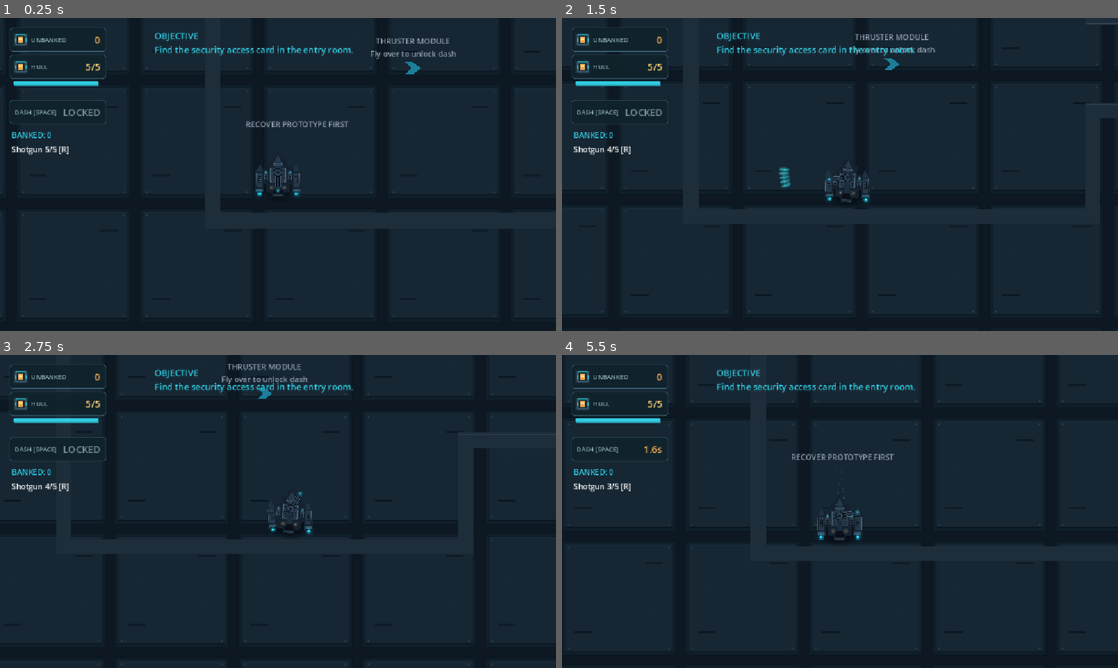
Above: before the commit, frames 1-4 (two rows, left to right).
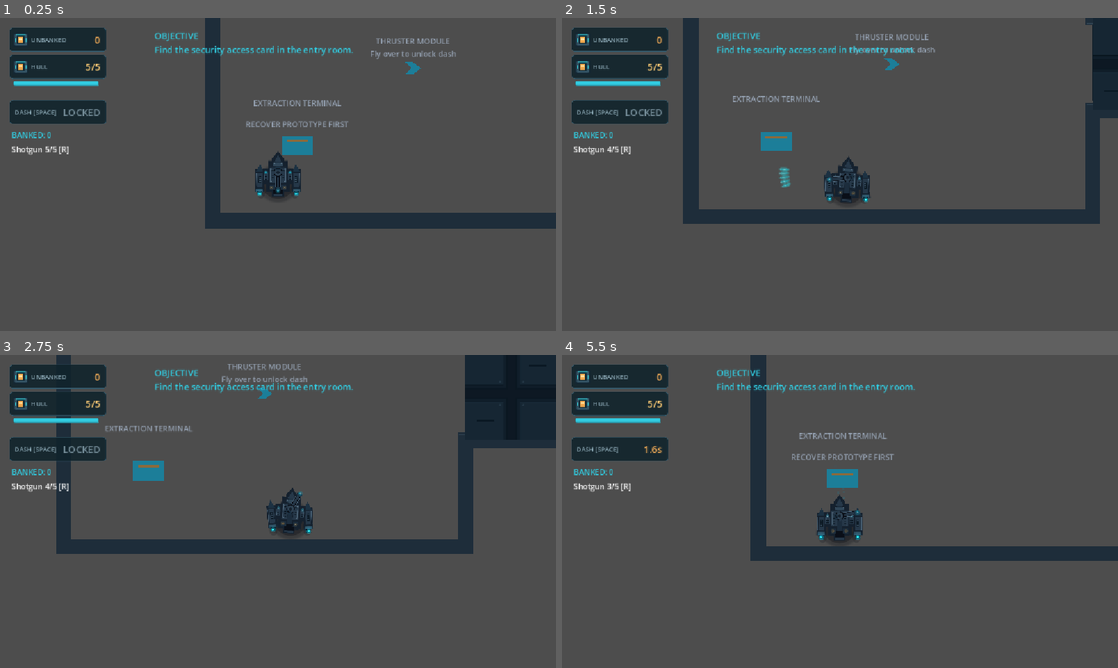
Above: after the commit, the same moments.

Repository: lolalolabob123/NeonSalvage-Godot
Game: Godot game, scene res://scenes/levels/Blacksite7_VisualTest.tscn
The game is run twice, just before and just after one commit, with the same random seed, the same clock (stepped at 60 frames per second) and the same inputs. This scene is started directly instead of the project's main scene.
Inputs (mouse positions are in pixels of both pictures, inside the frame that each line leads up to):
- Up to frame 1 (0.25 s): no input
- Up to frame 2 (1.5 s): move the mouse to (962, 158) at 0.52 s; hold D (move_right) 0.53-1.28 s; tap Space (dash) at 0.6 s; move the mouse to (728, 190) at 1.27 s; hold S (move_down) from 1.28 s (still down); click (728, 190) at 1.35 s
- Up to frame 3 (2.75 s): move the mouse to (333, 442) at 2.02 s; release S (move_down) at 2.03 s; hold D (move_right) from 2.03 s (still down); hold E (interact) from 2.03 s (still down)
- Up to frame 4 (5.5 s): move the mouse to (812, 574) at 2.77 s; release D (move_right) at 2.78 s; release E (interact) at 2.78 s; hold W (move_up) 2.78-3.53 s; tap Space (dash) at 2.85, 5.1 s; move the mouse to (1006, 558) at 3.52 s; hold A (move_left) 3.53-5.03 s; click (1006, 558) at 3.6 s; move the mouse to (673, 464) at 4.27 s; tap E (interact) at 4.35 s; move the mouse to (867, 511) at 5.02 s; hold S (move_down) from 5.03 s (still down)

The runs differ from the first frame. In frame 1, 89% of the frame differs, in the area x 0-100%, y 0-100%; in frame 2, 87%; in frame 3, 84%; in frame 4, 90%.

Commit message:
improved visual cues for extraction and started making the level builder

Diff:
--- a/neon-salvage/project.godot
+++ b/neon-salvage/project.godot
@@ -21,6 +21,9 @@
 
 [display]
 
+window/size/mode=3
+window/size/window_width_override=1920
+window/size/window_height_override=1080
 window/stretch/mode="canvas_items"
 window/stretch/aspect="expand"
 
--- a/neon-salvage/scenes/environment/Extractionterminal.tscn
+++ b/neon-salvage/scenes/environment/Extractionterminal.tscn
@@ -3,7 +3,7 @@
 [sub_resource type="CircleShape2D" id="CircleShape2D_jc4l2"]
 radius = 80.0
 
-[node name="Extractionterminal" type="Area2D" unique_id=2113362187]
+[node name="ExtractionTerminal" type="Area2D" unique_id=2113362187]
 collision_layer = 0
 collision_mask = 2
 
@@ -12,6 +12,11 @@
 
 [node name="Panel" type="Polygon2D" parent="." unique_id=1793015652]
 color = Color(0.19215687, 0.79607844, 0.8784314, 1)
+polygon = PackedVector2Array(-32, -20, 32, -20, 32, 20, -32, 20)
+
+[node name="StatusStrip" type="Polygon2D" parent="Panel" unique_id=873251100]
+color = Color(0.9529412, 0.6745098, 0.34117648, 1)
+polygon = PackedVector2Array(-22, -12, 22, -12, 22, -7, -22, -7)
 
 [node name="InteractionPrompt" type="Label" parent="." unique_id=1377470342]
 visible = false
@@ -21,3 +26,14 @@
 offset_bottom = -28.0
 text = "[E] CALL EXTRACTION"
 horizontal_alignment = 1
+
+[node name="HintAnchor" type="Node2D" parent="." unique_id=59483277]
+position = Vector2(-130, -100)
+
+[node name="PickupHint" type="Label" parent="HintAnchor" unique_id=1189827550]
+custom_minimum_size = Vector2(260, 48)
+offset_right = 260.0
+offset_bottom = 49.0
+text = "EXTRACTION TERMINAL"
+horizontal_alignment = 1
+metadata/_edit_use_anchors_ = true
--- a/neon-salvage/scenes/levels/Blacksite7_LayoutTest.tscn
+++ b/neon-salvage/scenes/levels/Blacksite7_LayoutTest.tscn
@@ -6,7 +6,7 @@
 [ext_resource type="PackedScene" uid="uid://oohw5n16r2ll" path="res://scenes/ui/SalvageHUD.tscn" id="5_glfum"]
 [ext_resource type="PackedScene" uid="uid://bq0waxbah2ib0" path="res://scenes/enemies/SentryDrone.tscn" id="5_jbwxm"]
 [ext_resource type="PackedScene" uid="uid://b1pbipcmjsgtm" path="res://scenes/environment/FacilityDoor.tscn" id="6_5g8r0"]
-[ext_resource type="PackedScene" uid="uid://c126lk42xfw26" path="res://scenes/environment/Extractionterminal.tscn" id="6_glfum"]
+[ext_resource type="PackedScene" uid="uid://c126lk42xfw26" path="res://scenes/environment/ExtractionTerminal.tscn" id="6_glfum"]
 [ext_resource type="PackedScene" uid="uid://smciy0cpmrct" path="res://scenes/pickups/PrototypeCore.tscn" id="6_jh8b7"]
 [ext_resource type="Script" uid="uid://doy6tdcrrtjes" path="res://scripts/environment/extraction_terminal.gd" id="7_bljww"]
 [ext_resource type="PackedScene" uid="uid://bx1wgwy237acn" path="res://scenes/ui/GameOverScreen.tscn" id="7_fs38f"]
--- a/neon-salvage/scenes/levels/Blacksite7_VisualTest.tscn
+++ b/neon-salvage/scenes/levels/Blacksite7_VisualTest.tscn
@@ -6,7 +6,7 @@
 [ext_resource type="PackedScene" uid="uid://bx1wgwy237acn" path="res://scenes/ui/GameOverScreen.tscn" id="4_cx0k4"]
 [ext_resource type="PackedScene" uid="uid://da3ly0e8iir5v" path="res://scenes/pickups/SecurityCard.tscn" id="5_0sgdx"]
 [ext_resource type="PackedScene" uid="uid://xcxn162tuund" path="res://scenes/environment/SalvageCrate.tscn" id="5_uvhhh"]
-[ext_resource type="PackedScene" uid="uid://c126lk42xfw26" path="res://scenes/environment/Extractionterminal.tscn" id="6_b6bub"]
+[ext_resource type="PackedScene" uid="uid://c126lk42xfw26" path="res://scenes/environment/ExtractionTerminal.tscn" id="6_b6bub"]
 [ext_resource type="Script" uid="uid://doy6tdcrrtjes" path="res://scripts/environment/extraction_terminal.gd" id="7_0sgdx"]
 [ext_resource type="PackedScene" uid="uid://smciy0cpmrct" path="res://scenes/pickups/PrototypeCore.tscn" id="8_lef3q"]
 [ext_resource type="PackedScene" uid="uid://e0ni7bv6g0qk" path="res://scenes/environment/WallStraight864.tscn" id="8_lsiek"]
@@ -21,6 +21,7 @@
 [ext_resource type="Script" uid="uid://bwtlstpn35lkj" path="res://scripts/ui/mission_results.gd" id="13_tavan"]
 [ext_resource type="PackedScene" uid="uid://ti5tm2bhdgvs" path="res://scenes/environment/CorridorWall512.tscn" id="14_b6bub"]
 [ext_resource type="Script" uid="uid://d15rr4d8o45pr" path="res://scripts/security_response.gd" id="14_wrxkt"]
+[ext_resource type="Script" uid="uid://biyu34xgffssx" path="res://scripts/environment/auto_floor.gd" id="15_dnu7g"]
 
 [sub_resource type="NavigationPolygon" id="NavigationPolygon_i52rn"]
 vertices = PackedVector2Array(1682, -270, 1682, -50, 1502, -78, 1502, -202, 942, -270, 1282, -202, 942, -50, 1022, -62, …(212 unchanged characters)…
@@ -68,6 +69,7 @@
 [node name="Blacksite7_LayoutTest" type="Node2D" unique_id=1876928811]
 
 [node name="Floor" type="TextureRect" parent="." unique_id=30215839]
+visible = false
 offset_left = -1600.0
 offset_top = -1000.0
 offset_right = 3000.0
@@ -218,6 +220,16 @@
 theme_override_colors/font_color = Color(0.9529412, 0.6745098, 0.34117648, 1)
 text = "SALVAGE STORAGE →"
 
+[node name="AutoFloor" type="Polygon2D" parent="SecurityRoom" unique_id=2066141425 node_paths=PackedStringArray("west_wall", "east_wall", "north_wall", "south_wall")]
+texture_repeat = 2
+texture = ExtResource("1_np0i0")
+polygon = PackedVector2Array(-416, -316, 416, -316, 416, 316, -416, 316)
+script = ExtResource("15_dnu7g")
+west_wall = NodePath("../WallWestUpper")
+east_wall = NodePath("../WallEastUpper")
+north_wall = NodePath("../WallNorth")
+south_wall = NodePath("../WallSouth")
+
 [node name="OptionalSalvageRoom" type="Node2D" parent="." unique_id=1909031761]
 position = Vector2(2624, 0)
 
@@ -309,6 +321,16 @@
 shadow_enabled = false
 texture_scale = 0.6
 
+[node name="AutoFloor" type="Polygon2D" parent="Corridor" unique_id=523646097 node_paths=PackedStringArray("west_wall", "east_wall", "north_wall", "south_wall")]
+texture_repeat = 2
+texture = ExtResource("1_np0i0")
+polygon = PackedVector2Array(416, -96, 896, -96, 896, 96, 416, 96)
+script = ExtResource("15_dnu7g")
+west_wall = NodePath("../../EntryRoom/WallEastUpper")
+east_wall = NodePath("../../SecurityRoom/WallWestUpper")
+north_wall = NodePath("../WallNorth")
+south_wall = NodePath("../WallSouth")
+
 [node name="OptionalCorridor" type="Node2D" parent="." unique_id=1806694438]
 position = Vector2(1312, 0)
 
@@ -350,7 +372,7 @@
 
 [node name="MissionController" type="Node" parent="." unique_id=882846755]
 script = ExtResource("11_4q2j7")
-extraction_duration = 20.0
+extraction_duration = 14.0
 
 [node name="MissionHUD" type="CanvasLayer" parent="." unique_id=1174053409 node_paths=PackedStringArray("mission_controller")]
 script = ExtResource("12_g5lru")
--- a/neon-salvage/scenes/pickups/SecurityCard.tscn
+++ b/neon-salvage/scenes/pickups/SecurityCard.tscn
@@ -16,3 +16,15 @@
 [node name="Polygon2D" type="Polygon2D" parent="." unique_id=369967920]
 color = Color(0.9529412, 0.6745098, 0.34117648, 1)
 polygon = PackedVector2Array(-16, -10, 16, -10, 16, 10, -16, 10)
+
+[node name="HintAnchor" type="Node2D" parent="." unique_id=1018357510]
+position = Vector2(-130, -68)
+
+[node name="PickupHint" type="Label" parent="HintAnchor" unique_id=949114771]
+custom_minimum_size = Vector2(260, 48)
+offset_right = 260.0
+offset_bottom = 49.0
+text = "SECURITY ACCESS CARD
+Fly over to collect"
+horizontal_alignment = 1
+metadata/_edit_use_anchors_ = true
--- /dev/null
+++ b/neon-salvage/scripts/environment/auto_floor.gd
@@ -0,0 +1,38 @@
+@tool
+extends Polygon2D
+
+@export var west_wall: Node2D
+@export var east_wall: Node2D
+@export var north_wall: Node2D
+@export var south_wall: Node2D
+
+func _ready() -> void:
+	_update_floor()
+	set_process(Engine.is_editor_hint())
+
+func _process(_delta: float) -> void:
+	_update_floor()
+
+func _update_floor() -> void:
+	if (
+		not is_instance_valid(west_wall)
+		or not is_instance_valid(east_wall)
+		or not is_instance_valid(north_wall)
+		or not is_instance_valid(south_wall)
+	):
+		return
+
+	var left := to_local(west_wall.global_position).x
+	var right := to_local(east_wall.global_position).x
+	var top := to_local(north_wall.global_position).y
+	var bottom := to_local(south_wall.global_position).y
+
+	var corners := PackedVector2Array([
+		Vector2(left, top),
+		Vector2(right, top),
+		Vector2(right, bottom),
+		Vector2(left, bottom)
+	])
+
+	if polygon != corners:
+		polygon = corners
--- a/neon-salvage/scripts/environment/extraction_terminal.gd
+++ b/neon-salvage/scripts/environment/extraction_terminal.gd
@@ -3,12 +3,18 @@
 @export var mission_controller: FacilityMission
 
 @onready var interaction_prompt: Label = $InteractionPrompt
+@onready var status_strip: Polygon2D = $Panel/StatusStrip
 
 func _process(_delta: float) -> void:
 	interaction_prompt.visible = player_can_interact()
 
 	if not is_instance_valid(mission_controller):
 		return
+
+	if mission_controller.transport_ready:
+		status_strip.color = Color("#B6FFD0")
+	else:
+		status_strip.color = Color("#F3AC57")
 
 	if mission_controller.transport_ready:
 		interaction_prompt.text = "[E] EXTRACT"
Not shown, added: neon-salvage/scripts/environment/auto_floor.gd.uid
